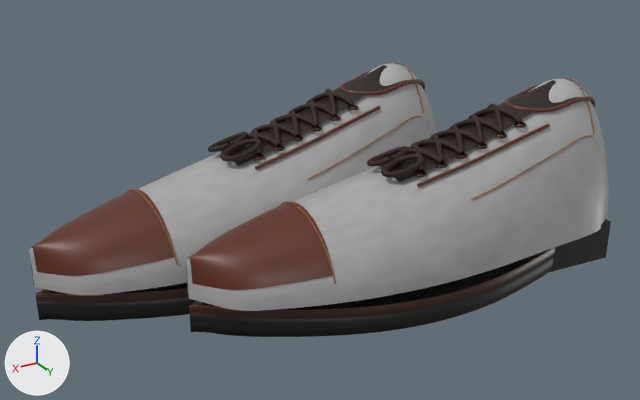
The glTF model public/models/chaussure-homme-cognac.glb: old version first, new version second.
The view is the same before and after, from a camera (50 mm lens) standing at (0.271, 0.475, 0.29) and looking at (-0.009, 0.008, 0.057). Lighting does not change. The marker at lower left points along +X, +Y and +Z. The first picture is the older version. Where no turn or scale is listed for an object, it has been applied to the vertices.

In view in the first picture: 'Derby cognac · chaussure arrière · bord de laçage.001', 'Derby cognac · chaussure arrière · boucle de lacet.001', 'Derby cognac · chaussure arrière · bourrelet de col', 'Derby cognac · chaussure arrière · bout rapporté', 'Derby cognac · chaussure arrière · cuir pleine fleur', 'Derby cognac · chaussure arrière · languette', 'Derby cognac · chaussure arrière · semelle extérieure', 'Derby cognac · chaussure arrière · talon empilé', 'Derby cognac · chaussure arrière · trépointe cuir', 'Derby cognac · chaussure avant · bord de laçage.001', 'Derby cognac · chaussure avant · bourrelet de col', 'Derby cognac · chaussure avant · bout rapporté', 'Derby cognac · chaussure avant · cuir pleine fleur', 'Derby cognac · chaussure avant · languette', 'Derby cognac · chaussure avant · semelle extérieure', 'Derby cognac · chaussure avant · trépointe cuir' and 48 more.
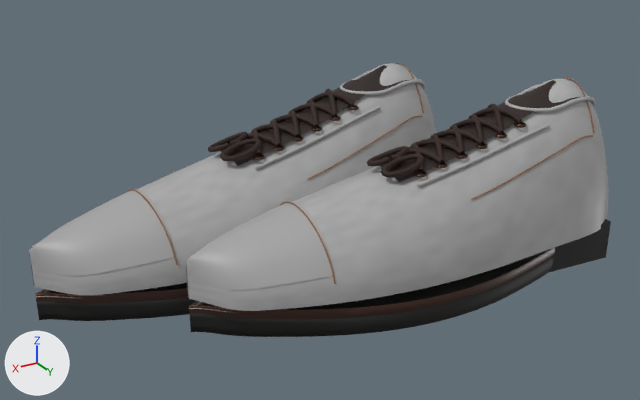
What changed in the scene script:
```text
Add mat_cuir_cognac___pleine_fleur_001:
    mat_cuir_cognac___pleine_fleur_001 = bpy.data.materials.new('Cuir cognac · pleine fleur.001')
    # uses the picture img_cognac_leather___subtle_full_grain
Change me_derby_cognac___chaussure_arrière___bord_de_laçage_curve_001:
    where me_derby_cognac___chaussure_arrière___bord_de_laçage_curve_001.from_pydata(...)  # 400 vertices, 780 faces; spans x -0.0901..0.0091, y 0.0213..0.0314, z 0.0808..0.1073
    remove me_derby_cognac___chaussure_arrière___bord_de_laçage_curve_001.materials.append(mat_cuir_cognac___bout_et_parements)  # brown #5d2917
    add me_derby_cognac___chaussure_arrière___bord_de_laçage_curve_001.materials.append(mat_cuir_cognac___pleine_fleur)  # picture img_cognac_leather___subtle_full_grain
Change me_derby_cognac___chaussure_arrière___bourrelet_de_col_curve:
    where me_derby_cognac___chaussure_arrière___bourrelet_de_col_curve.from_pydata(...)  # 1164 vertices, 2304 faces; spans x -0.1469..-0.0764, y -0.0117..0.0296, z 0.1006..0.12
    remove me_derby_cognac___chaussure_arrière___bourrelet_de_col_curve.materials.append(mat_cuir_cognac___bout_et_parements)  # brown #5d2917
    add me_derby_cognac___chaussure_arrière___bourrelet_de_col_curve.materials.append(mat_cuir_cognac___pleine_fleur)  # picture img_cognac_leather___subtle_full_grain
Change me_derby_cognac___chaussure_arrière___bout_rapporté_mesh:
    where me_derby_cognac___chaussure_arrière___bout_rapporté_mesh.from_pydata(...)  # 1512 vertices, 2860 faces; spans x 0.0714..0.1488, y -0.0482..0.0362, z 0.0377..0.0717
    remove me_derby_cognac___chaussure_arrière___bout_rapporté_mesh.materials.append(mat_cuir_cognac___bout_et_parements)  # brown #5d2917
    add me_derby_cognac___chaussure_arrière___bout_rapporté_mesh.materials.append(mat_cuir_cognac___pleine_fleur_001)
Change me_derby_cognac___chaussure_avant___bord_de_laçage_curve_001:
    where me_derby_cognac___chaussure_avant___bord_de_laçage_curve_001.from_pydata(...)  # 400 vertices, 780 faces; spans x -0.093..0.0064, y 0.0187..0.0243, z 0.0808..0.1073
    remove me_derby_cognac___chaussure_avant___bord_de_laçage_curve_001.materials.append(mat_cuir_cognac___bout_et_parements)  # brown #5d2917
    add me_derby_cognac___chaussure_avant___bord_de_laçage_curve_001.materials.append(mat_cuir_cognac___pleine_fleur)  # picture img_cognac_leather___subtle_full_grain
Change me_derby_cognac___chaussure_avant___bourrelet_de_col_curve:
    where me_derby_cognac___chaussure_avant___bourrelet_de_col_curve.from_pydata(...)  # 1164 vertices, 2304 faces; spans x -0.1473..-0.0766, y -0.0245..0.0167, z 0.1006..0.12
    remove me_derby_cognac___chaussure_avant___bourrelet_de_col_curve.materials.append(mat_cuir_cognac___bout_et_parements)  # brown #5d2917
    add me_derby_cognac___chaussure_avant___bourrelet_de_col_curve.materials.append(mat_cuir_cognac___pleine_fleur)  # picture img_cognac_leather___subtle_full_grain
Change me_derby_cognac___chaussure_avant___bout_rapporté_mesh:
    where me_derby_cognac___chaussure_avant___bout_rapporté_mesh.from_pydata(...)  # 1512 vertices, 2860 faces; spans x 0.0735..0.149, y -0.0397..0.045, z 0.0377..0.0717
    remove me_derby_cognac___chaussure_avant___bout_rapporté_mesh.materials.append(mat_cuir_cognac___bout_et_parements)  # brown #5d2917
    add me_derby_cognac___chaussure_avant___bout_rapporté_mesh.materials.append(mat_cuir_cognac___pleine_fleur_001)
```

Location of each change, [x1, y1, x2, y2] in pixels of the pictures (640 x 400 px):
'Derby cognac · chaussure arrière · bout rapporté', recoloured (brown to grey): [189, 201, 333, 290] in both
'Derby cognac · chaussure avant · bout rapporté', recoloured (brown to grey): [32, 189, 174, 276] in both
'Derby cognac · chaussure arrière · bord de laçage.001', recoloured: [417, 124, 550, 187] in both
'Derby cognac · chaussure avant · bord de laçage.001', recoloured: [255, 106, 381, 170] in both
'Derby cognac · chaussure arrière · bourrelet de col', recoloured (brown to grey): [505, 84, 595, 112] in both
'Derby cognac · chaussure avant · bourrelet de col', recoloured (brown to grey): [340, 70, 425, 95] in both
